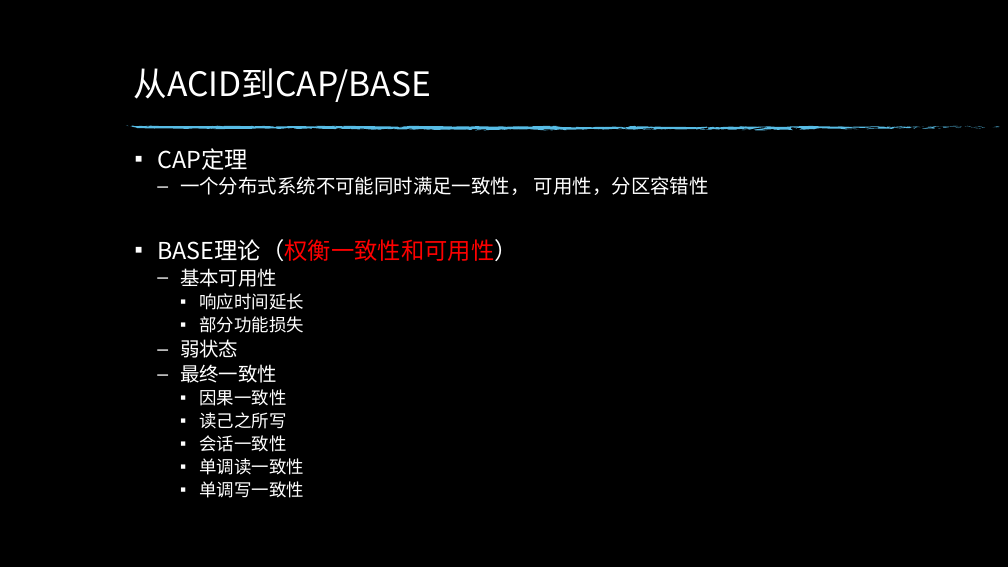
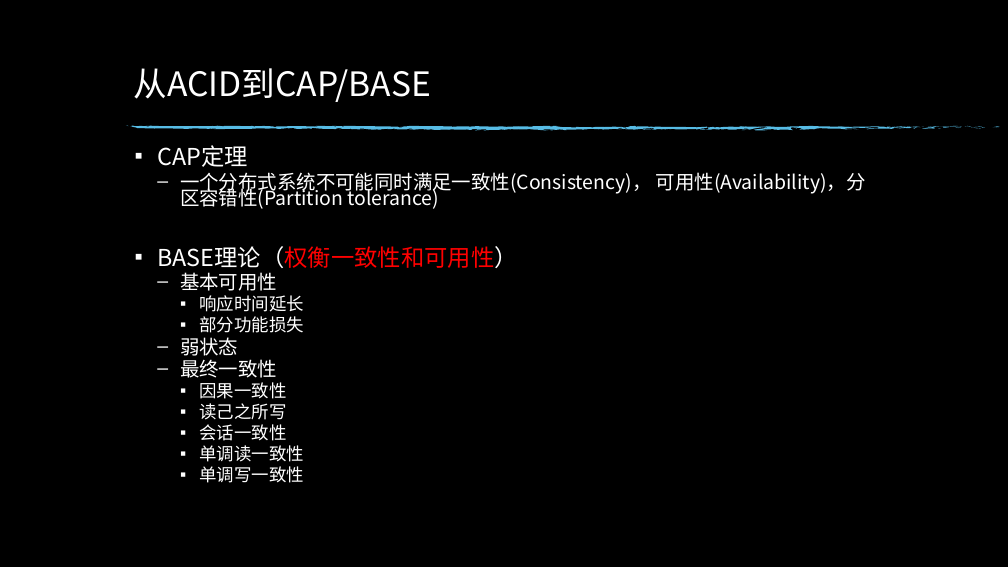
Before and after one commit to edwin1215/edwin, a slide deck: slide 8 of 分布式一致性原理.pptx. Drawn at 1008x567 pixels with LibreOffice and Linux fonts; fonts in the diff are those of the drawing; background and template pictures are left out. Boxes give left, top, right and bottom in pixels: in the first picture for what was removed or moved away, otherwise in the second. Text is boxed around its words. In the diff, an @@ line names an element or a change of style, - is before the commit and + after.

```diff
--- a/分布式一致性原理.pptx
+++ b/分布式一致性原理.pptx
@@ text at <box>157,145,517,483</box>: line spacing 0.8 to 0.7 @@
@@ text at <box>180,172,866,209</box>: text changed @@
-  – 一个分布式系统不可能同时满足一致性， 可用性，分区容错性
+  – 一个分布式系统不可能同时满足一致性(Consistency)， 可用性(Availability)，分区容错性(Partition tolerance)
```
Also in this commit, not shown: 4 other slides changed, 8 slides added.
